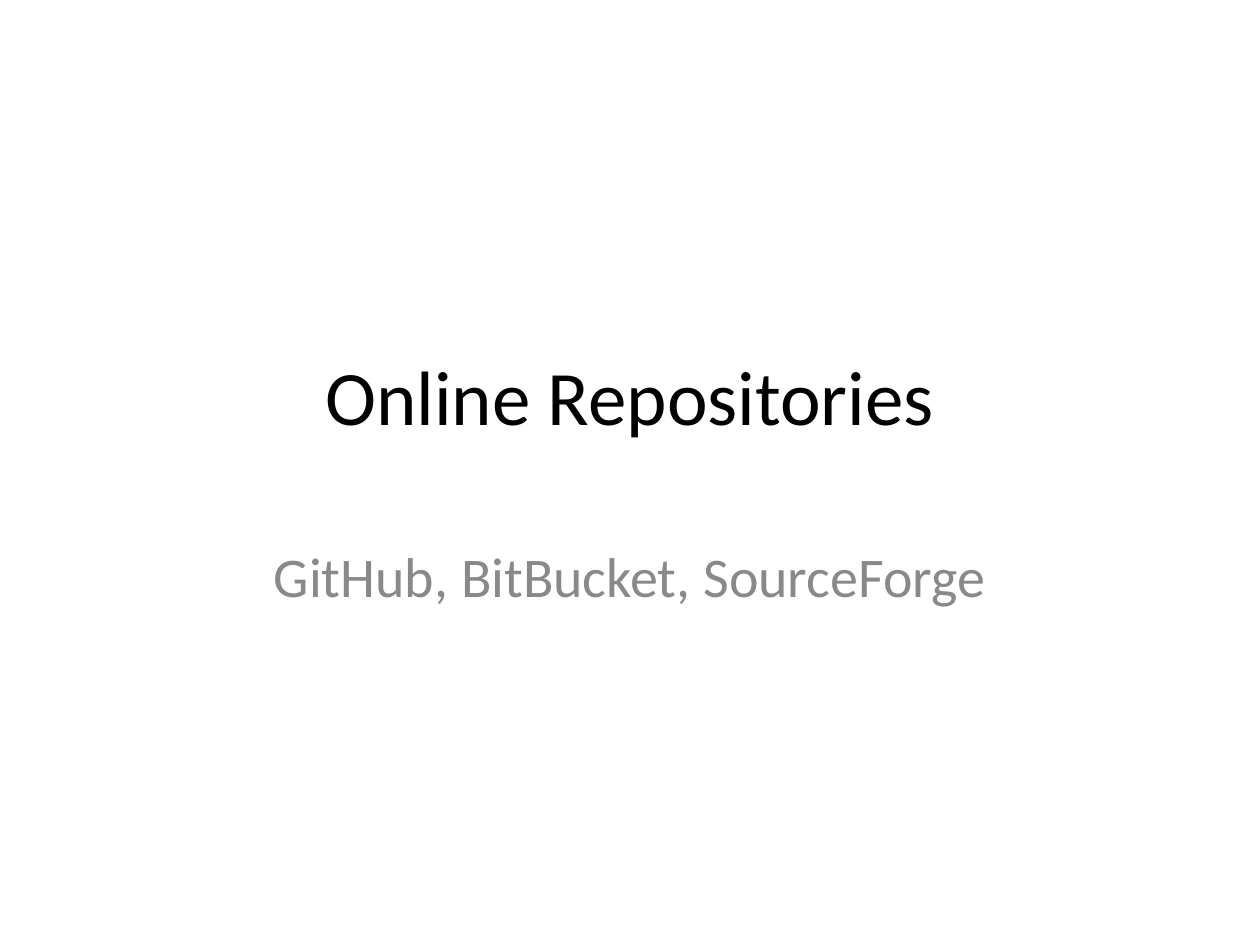
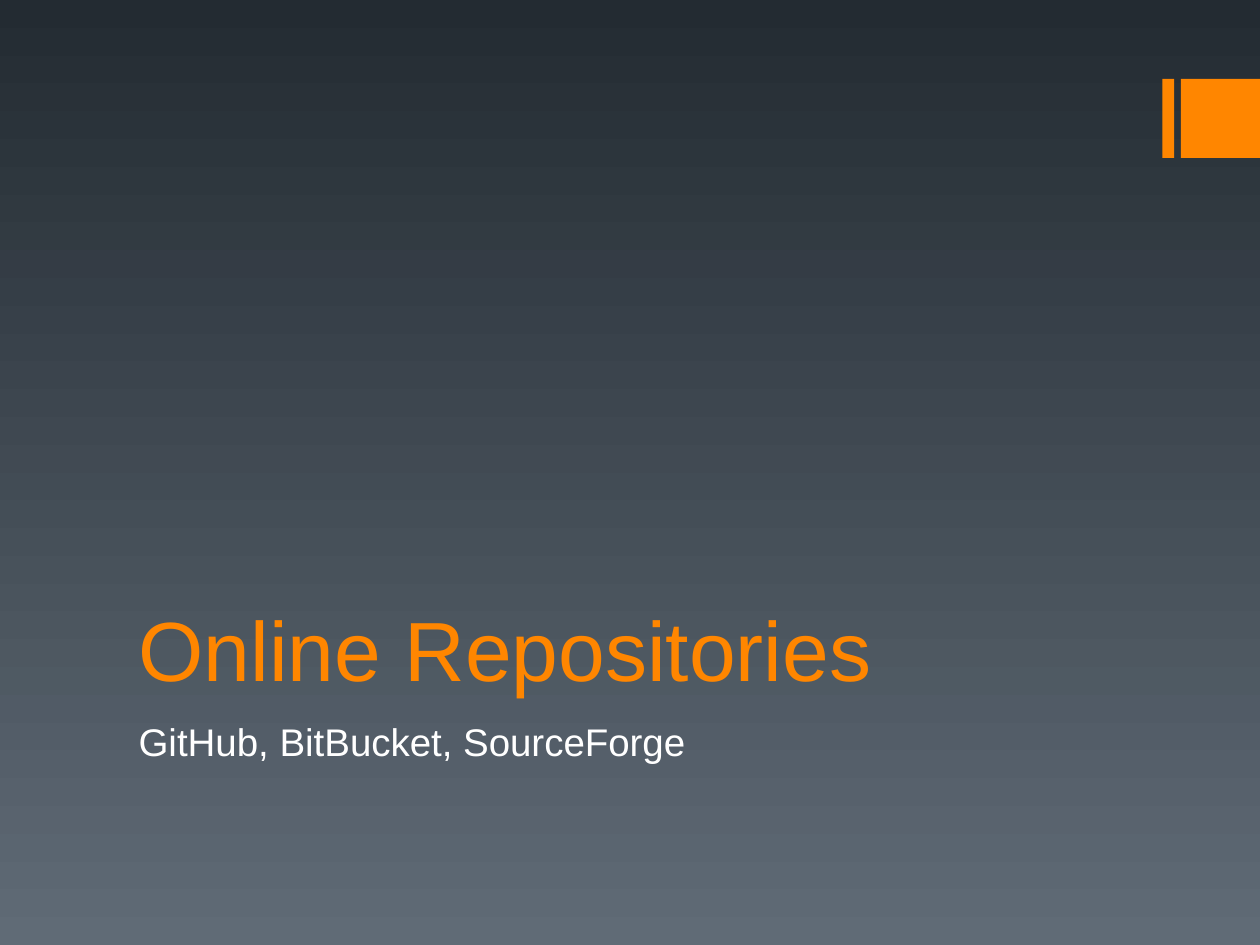
Before and after one commit to gdgcluj/first-steps-into, a slide deck: slide 1 of GitHub.ppt. Drawn at 1260x945 pixels with LibreOffice and Linux fonts; fonts in the diff are those of the drawing. Boxes give left, top, right and bottom in pixels: in the first picture for what was removed or moved away, otherwise in the second. Text is boxed around its words. In the diff, an @@ line names an element or a change of style, - is before the commit and + after.

```diff
--- a/GitHub.ppt
+++ b/GitHub.ppt
@@ background #FFFFFF to gradient #232B32 to #606B76 @@
@@ rectangle added at (1163,79,1174,159), fill #FF8600 @@
@@ rectangle added at (1181,79,1260,159), fill #FF8600 @@
@@ title "Online Repositories": place and size @@
-title "Online Repositories" at (325,371,934,438)
+title "Online Repositories" at (139,620,871,696)
@@ title "Online Repositories" at (139,620,871,696): size 44 to 48 pt, font Calibri to Arial, text colour #000000 to #FF8600; alignment centre to left; vertical alignment middle to bottom @@
@@ subtitle "GitHub, BitBucket, SourceForge": place and size @@
-subtitle "GitHub, BitBucket, SourceForge" at (274,558,985,607)
+subtitle "GitHub, BitBucket, SourceForge" at (139,728,685,764)
@@ subtitle "GitHub, BitBucket, SourceForge" at (139,728,685,764): size 32 to 22 pt, font Calibri to Arial, text colour #898989 to #FFFFFF; alignment centre to left; less space between paragraphs @@
```
Also in this commit, not shown: 8 other slides changed.
